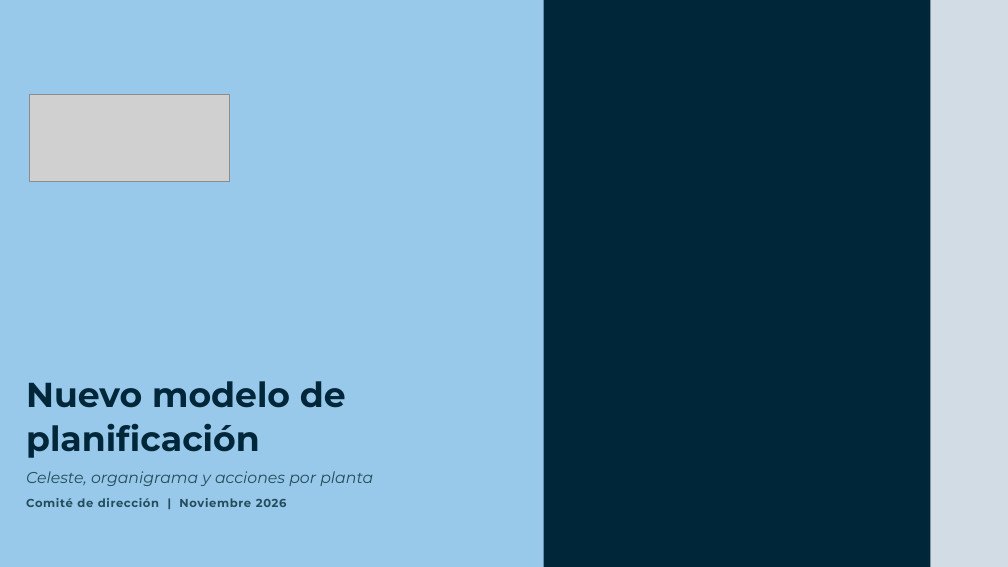
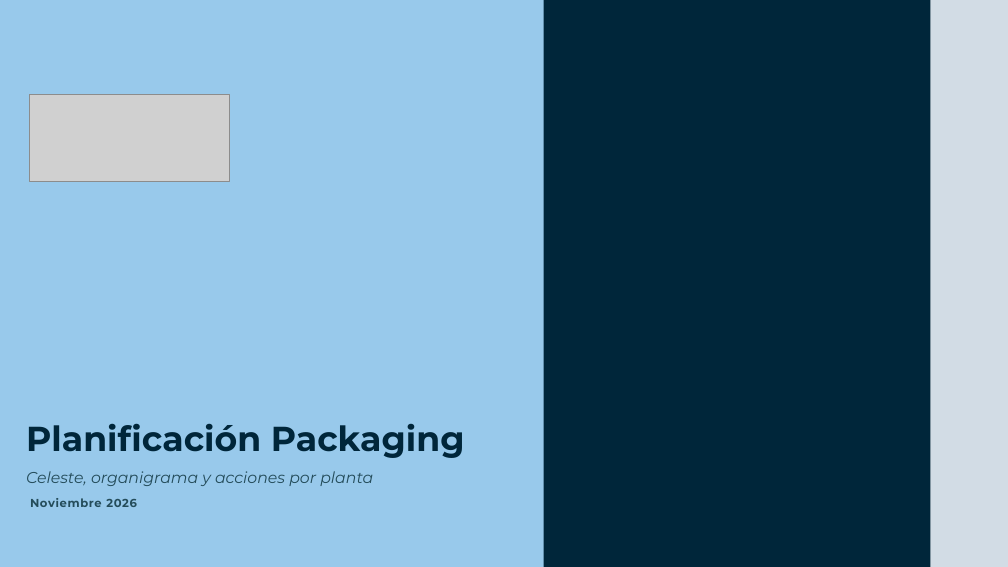
Before and after one commit to Enrique24799/AGSA, a slide deck: slide 1 of presentaciones/Nuevo_Modelo_Planificacion.pptx. Drawn at 1008x567 pixels with LibreOffice and Linux fonts; fonts in the diff are those of the drawing; grey boxes stand for pictures. Boxes give left, top, right and bottom in pixels: in the first picture for what was removed or moved away, otherwise in the second. Text is boxed around its words. In the diff, an @@ line names an element or a change of style, - is before the commit and + after.

```diff
--- a/presentaciones/Nuevo_Modelo_Planificacion.pptx
+++ b/presentaciones/Nuevo_Modelo_Planificacion.pptx
@@ title at (26, 424, 465, 458): text changed @@
-Nuevo modelo de planificación
+Planificación Packaging
@@ title at (30, 498, 137, 507): text changed @@
-Comité de dirección | Noviembre 2026
+Noviembre 2026
```
Also in this commit, not shown: 2 other slides changed, 2 other files.
